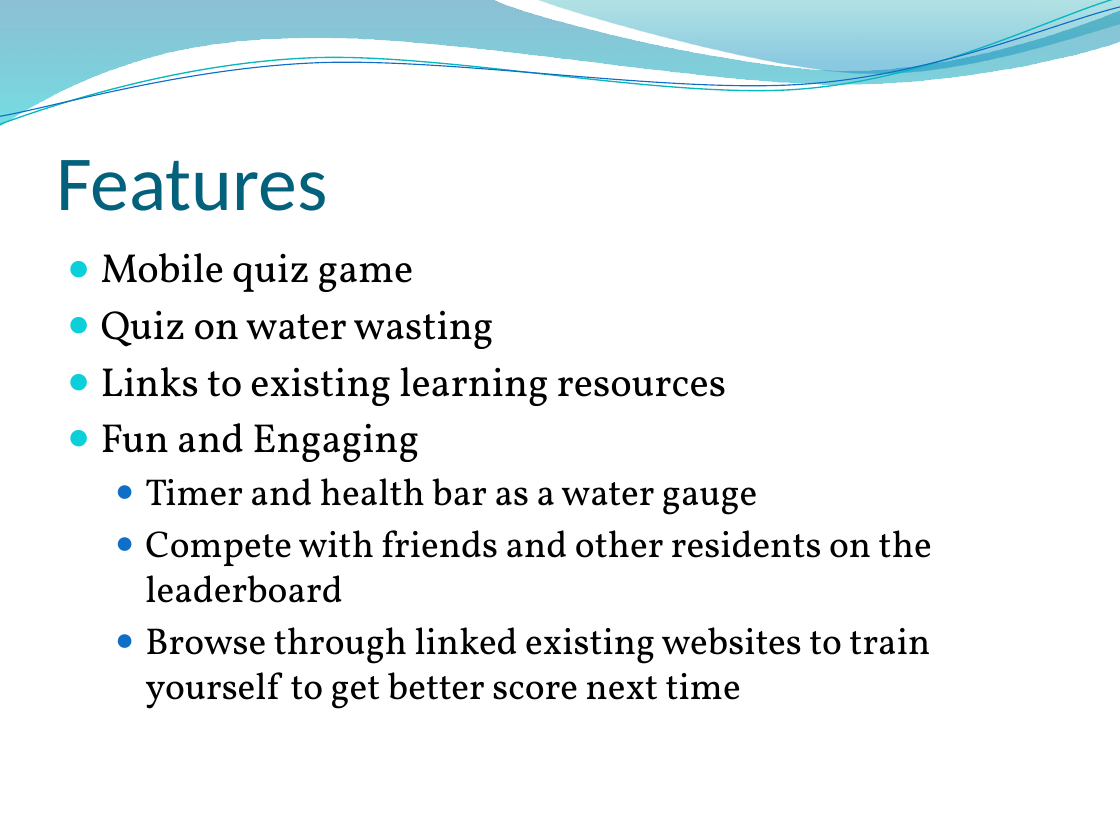
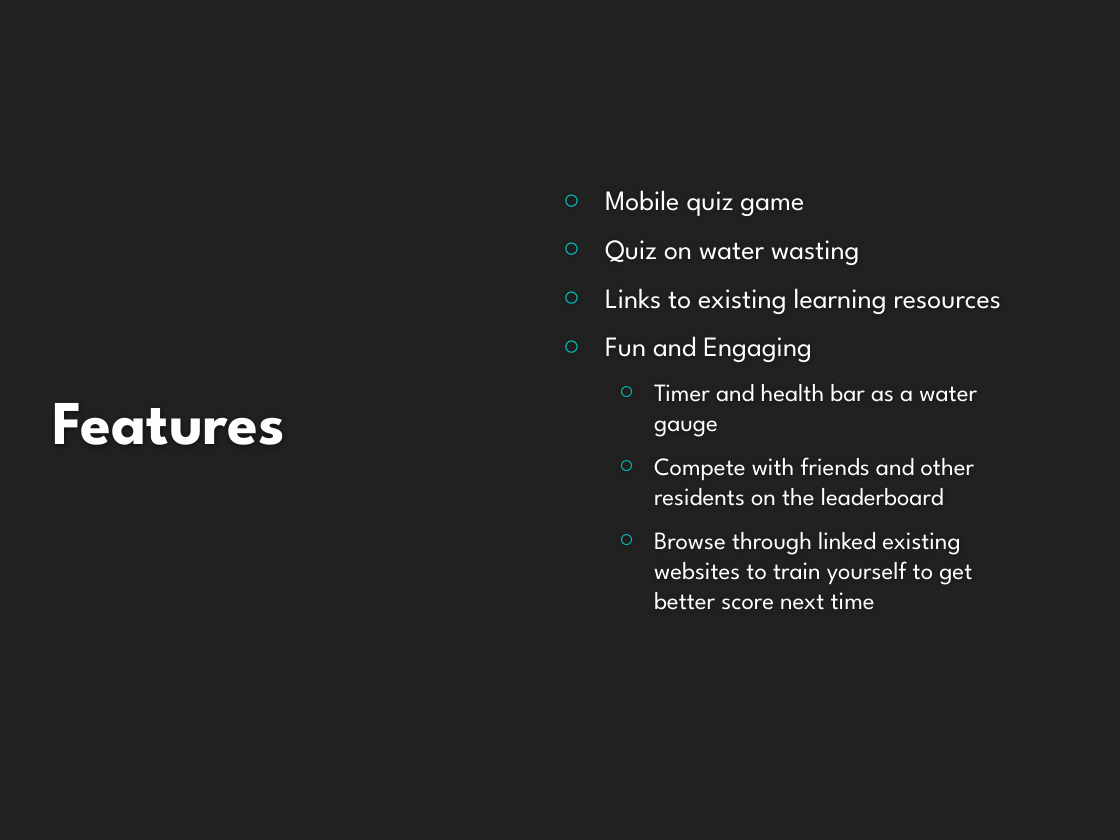
Before and after one commit to HarmanbirD/WaterQwiz, a slide deck: slide 4 of Wasted Water Quiz.pptx. Drawn at 1120x840 pixels with LibreOffice and Linux fonts; fonts in the diff are those of the drawing; background and template pictures are left out. Boxes give left, top, right and bottom in pixels: in the first picture for what was removed or moved away, otherwise in the second. Text is boxed around its words. In the diff, an @@ line names an element or a change of style, - is before the commit and + after.

```diff
--- a/Wasted Water Quiz.pptx
+++ b/Wasted Water Quiz.pptx
@@ background picture (left out) to #212121 @@
@@ freeform shape removed at (0,0,1120,127) @@
@@ freeform shape removed at (0,0,1120,131) @@
@@ freeform shape removed at (0,7,1120,125) @@
@@ freeform shape removed at (536,0,1120,77) @@
@@ text "Mobile quiz game": place and size @@
-text "Mobile quiz game" at (101,253,932,709)
+text "Mobile quiz game" at (605,190,1001,610)
@@ text "Mobile quiz game" at (605,190,1001,610): size 26 to 18 pt in "Mobile quiz game", "Quiz on water wasting", "Links to existing learning resources", "Fun and Engaging"; font Vollkorn to League Spartan, text colour #000000 to #FFFFFF; size 24 to 16 pt in "Timer and health bar as a water ...", "Compete with friends and other residents on ...", "Browse through linked existing websites to train ..."; bullet ● to ○; more space between paragraphs; bullet colour #0BD0D9 to #00C6BB; bullet colour #0F6FC6 to #00C6BB; vertical alignment top to middle @@
@@ title "Features": place and size @@
-title "Features" at (56,160,328,211)
+title "Features" at (53,403,285,445)
@@ title "Features" at (53,403,285,445): size 50 to 40 pt, font Calibri to League Spartan, text colour #04617B to #FEFEFE, bold on; vertical alignment bottom to middle @@
```
Also in this commit, not shown: 8 other slides changed, 1 other file.
